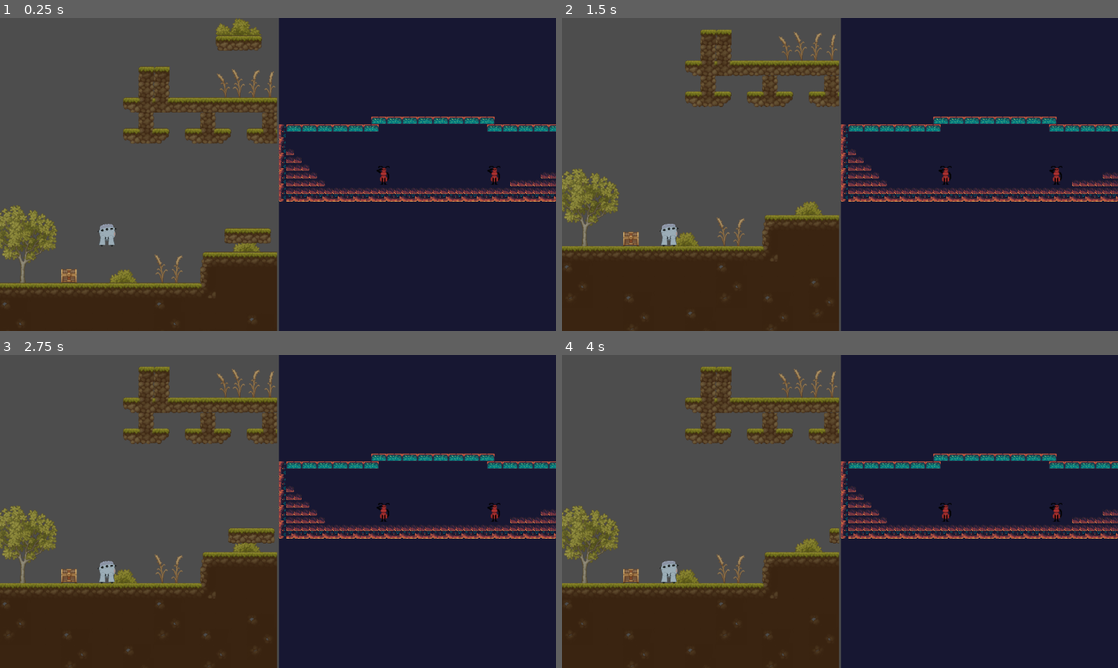
Above: before the commit, frames 1-4 (two rows, left to right).
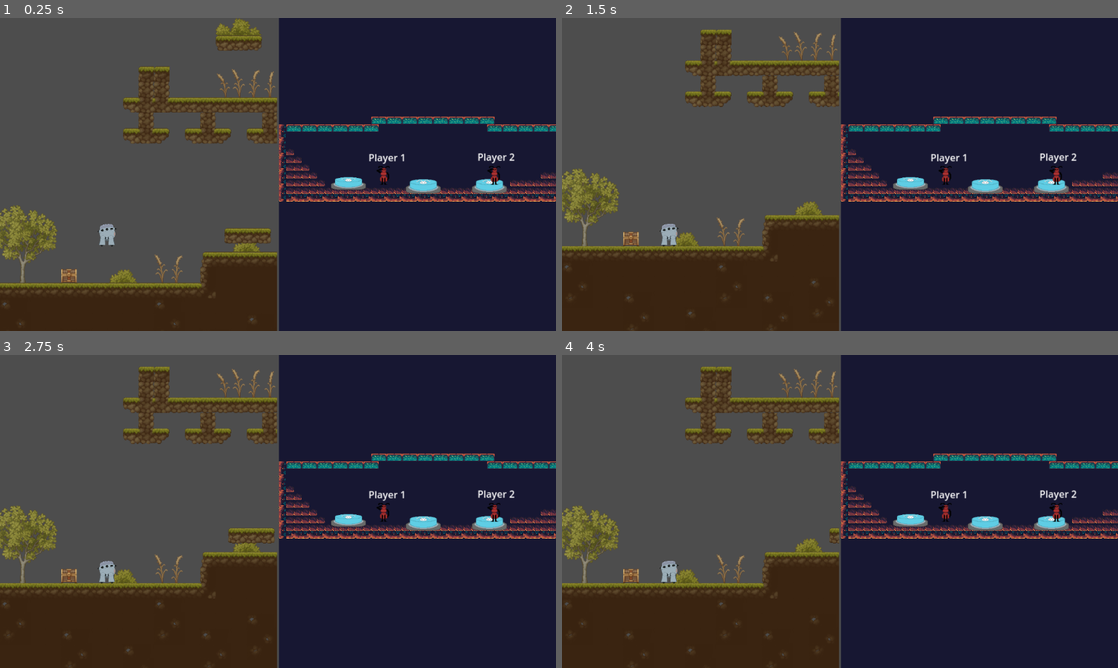
Above: after the commit, the same moments.

Repository: nfzargar/gdc-knox-college-game-1
Game: Godot game, scene res://scenes/game_manager.tscn
The game is run twice, just before and just after one commit, with the same random seed, the same clock (stepped at 60 frames per second) and the same inputs.
Inputs:
- Up to frame 1 (0.25 s): no input
- Up to frame 2 (1.5 s): tap Enter at 1.25 s
- Up to frame 3 (2.75 s): tap Space at 2 s
- Up to frame 4 (4 s): tap Enter at 2.75 s

The runs differ from the first frame. In frame 1, 0.9% of the frame differs, in the area x 59-93%, y 43-57%; in frame 2, 0.9%; in frame 3, 0.9%; in frame 4, 0.9%.

Commit message:
added buttons, player labels

Diff:
--- a/gdc-game-1/Levels/test_interior.tscn
+++ b/gdc-game-1/Levels/test_interior.tscn
@@ -1,12 +1,12 @@
 [gd_scene load_steps=6 format=4 uid="uid://ooqt5l75jc7g"]
 
 [ext_resource type="TileSet" uid="uid://da8pvefcrqusu" path="res://resources/test_tileset.tres" id="1_2jxoa"]
-[ext_resource type="PackedScene" uid="uid://b2ekmx62dbk8i" path="res://scenes/player_2.tscn" id="2_6yo3q"]
+[ext_resource type="PackedScene" path="res://scenes/player_2.tscn" id="2_6yo3q"]
 [ext_resource type="Resource" uid="uid://dit41qrlcikcl" path="res://resources/player_controls2.tres" id="3_6yo3q"]
 [ext_resource type="PackedScene" uid="uid://b36qixguf6pgk" path="res://scripts/components/robot_action_area.tscn" id="5_tkuid"]
 
 [sub_resource type="RectangleShape2D" id="RectangleShape2D_p3xmn"]
-size = Vector2(182, 187)
+size = Vector2(77, 53)
 
 [node name="Node2D" type="Node2D"]
 
@@ -18,40 +18,56 @@
 [node name="Player3" parent="." instance=ExtResource("2_6yo3q")]
 position = Vector2(492.833, -84.1886)
 
+[node name="Label" type="Label" parent="Player3"]
+offset_left = -24.6664
+offset_top = -40.6491
+offset_right = 37.3336
+offset_bottom = -17.6491
+text = "Player 1"
+
 [node name="Player4" parent="." instance=ExtResource("2_6yo3q")]
 position = Vector2(722.43, -73.6939)
 controls = ExtResource("3_6yo3q")
+
+[node name="Label" type="Label" parent="Player4"]
+offset_left = -28.344
+offset_top = -41.8449
+offset_right = 33.656
+offset_bottom = -18.8449
+text = "Player 2"
 
 [node name="Camera2D" type="Camera2D" parent="."]
 position = Vector2(563, -72)
 
 [node name="ColorRect" type="ColorRect" parent="."]
 z_index = -5
-offset_left = -8.0
-offset_top = -515.0
-offset_right = 1451.0
-offset_bottom = 468.0
+offset_left = -7.0
+offset_top = -534.0
+offset_right = 1452.0
+offset_bottom = 449.0
 color = Color(0.0900352, 0.0890934, 0.194953, 1)
 
 [node name="RobotActionArea" parent="." instance=ExtResource("5_tkuid")]
+position = Vector2(420, -63.685)
+scale = Vector2(1, 0.7)
 action = "robot_left"
 
 [node name="CollisionShape2D" type="CollisionShape2D" parent="RobotActionArea"]
-position = Vector2(316, -77)
+position = Vector2(-0.5, 11.185)
 shape = SubResource("RectangleShape2D_p3xmn")
 
 [node name="RobotActionArea2" parent="." instance=ExtResource("5_tkuid")]
-position = Vector2(448, 0)
+position = Vector2(712.122, -59.3297)
+scale = Vector2(1, 0.8)
 action = "robot_right"
 
 [node name="CollisionShape2D" type="CollisionShape2D" parent="RobotActionArea2"]
-position = Vector2(398, -82)
 shape = SubResource("RectangleShape2D_p3xmn")
 
 [node name="RobotActionArea3" parent="." instance=ExtResource("5_tkuid")]
-position = Vector2(256, 192)
+position = Vector2(575.104, -59.0547)
+scale = Vector2(1, 0.8)
 action = "robot_up"
 
 [node name="CollisionShape2D" type="CollisionShape2D" parent="RobotActionArea3"]
-position = Vector2(338, -270)
 shape = SubResource("RectangleShape2D_p3xmn")
--- a/gdc-game-1/robot_action_area.gd
+++ b/gdc-game-1/robot_action_area.gd
@@ -6,8 +6,10 @@
 func _process(delta: float) -> void:
 	if(activated_since_entering):
 		Input.action_press(action)
+		$Sprite.frame = 1
 	elif(Input.is_action_pressed(action)):
 		Input.action_release(action)
+		$Sprite.frame = 0
 
 
 func _on_deactivated() -> void:
--- a/gdc-game-1/scripts/components/robot_action_area.tscn
+++ b/gdc-game-1/scripts/components/robot_action_area.tscn
@@ -1,10 +1,36 @@
-[gd_scene load_steps=2 format=3 uid="uid://b36qixguf6pgk"]
+[gd_scene load_steps=6 format=3 uid="uid://b36qixguf6pgk"]
 
 [ext_resource type="Script" uid="uid://dtpido1g5pqu8" path="res://robot_action_area.gd" id="1_esvrj"]
+[ext_resource type="Texture2D" uid="uid://bt1vf4rrj7efn" path="res://Ant Sprites/Button2-Sheet.png" id="2_compc"]
+
+[sub_resource type="AtlasTexture" id="AtlasTexture_ygbdw"]
+atlas = ExtResource("2_compc")
+region = Rect2(0, 0, 96, 96)
+
+[sub_resource type="AtlasTexture" id="AtlasTexture_uhtha"]
+atlas = ExtResource("2_compc")
+region = Rect2(96, 0, 96, 96)
+
+[sub_resource type="SpriteFrames" id="SpriteFrames_r3eb3"]
+animations = [{
+"frames": [{
+"duration": 1.0,
+"texture": SubResource("AtlasTexture_ygbdw")
+}, {
+"duration": 1.0,
+"texture": SubResource("AtlasTexture_uhtha")
+}],
+"loop": true,
+"name": &"default",
+"speed": 5.0
+}]
 
 [node name="RobotActionArea" type="Area2D"]
 script = ExtResource("1_esvrj")
 holdable = true
 metadata/_custom_type_script = "uid://btkmi6agxqimm"
 
+[node name="Sprite" type="AnimatedSprite2D" parent="."]
+sprite_frames = SubResource("SpriteFrames_r3eb3")
+
 [connection signal="deactivated" from="." to="." method="_on_deactivated"]
Binary file added: gdc-game-1/Ant Sprites/Button2-Sheet.png
Not shown, added: gdc-game-1/Ant Sprites/Button2-Sheet.png.import
